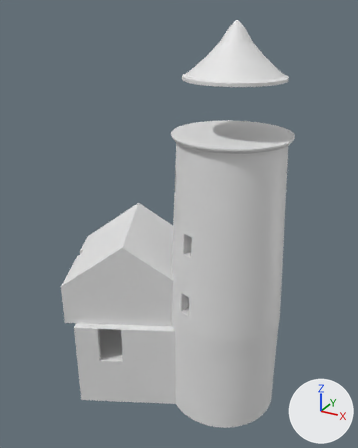
What one commit did to the glTF model LightingTheStorm/Assets/Models/lighthouse/shell/lighthouse_shell_v1.glb.
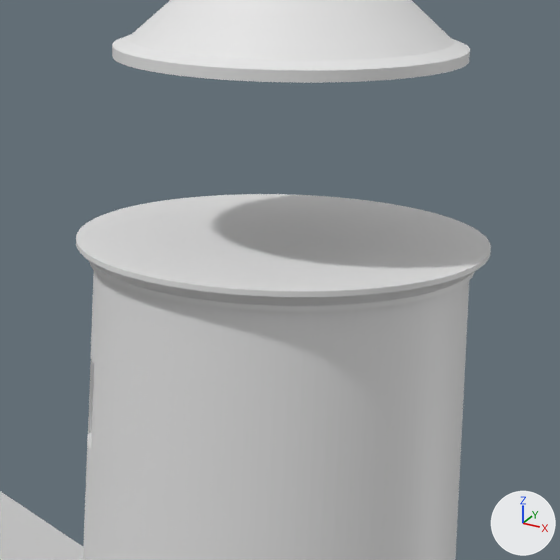
Old and new are each drawn whole from a 50 mm camera at (15.9, -33.4, 25.9) aimed at (-0.5, -3.6, 11.0) and again close up on the part from 41% to 88% of the width and 14% to 51% of the height. The axes (+X, +Y, +Z) are drawn at lower right. The lights are the same throughout. The older version's two pictures come first. Vertices at exactly the same position are counted once.

Objects in the first close-up: 'Shell'.
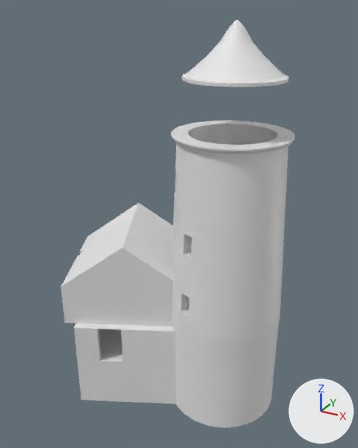
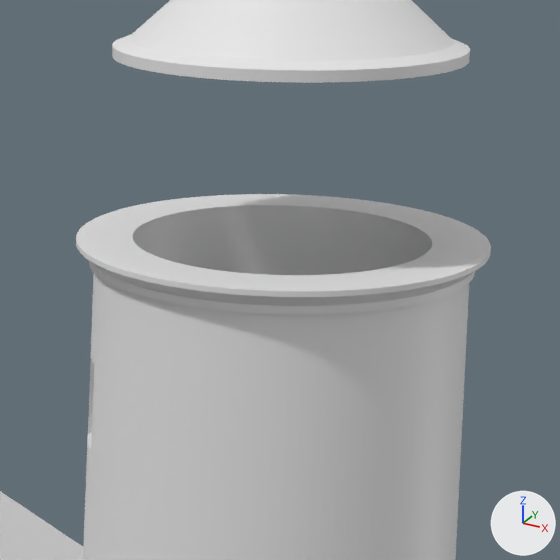
Scene script edits in JSON lines:
```json
{"block": "me_tower_outer", "where": "# used by ob_shell; location = (0.0, 0.0, 0.0)"}
{"op": "remove", "block": "me_tower_outer", "code": "me_tower_outer.from_pydata(...)  # 7110 vertices, 14229 faces; spans x -10.6..7.7, y -10.1..2.0, z -3.0..25.2"}
{"op": "add", "block": "me_tower_outer", "code": "me_tower_outer.from_pydata(...)  # 8022 vertices, 16040 faces; spans x -10.6..7.7, y -10.1..2.0, z -3.0..25.2"}
{"block": "me_tower_outer", "change": "me_tower_outer part 1: 13 vertices removed from x -0.1..6.7, y -7.2..0.0, z 17.9..21.8; 926 vertices added at x 0.5..6.9, y -7.1..-0.6, z 17.9..25.0"}
{"block": "me_tower_outer", "change": "other edits to the shape of me_tower_outer do not show in these pictures"}
```

Changed parts and their boxes [x1, y1, x2, y2] in the close-ups (560 x 560 px):
```json
{"part": 1, "of": "me_tower_outer", "change": "cut back", "before": [76, 194, 491, 311], "after": [76, 194, 491, 322]}
```
